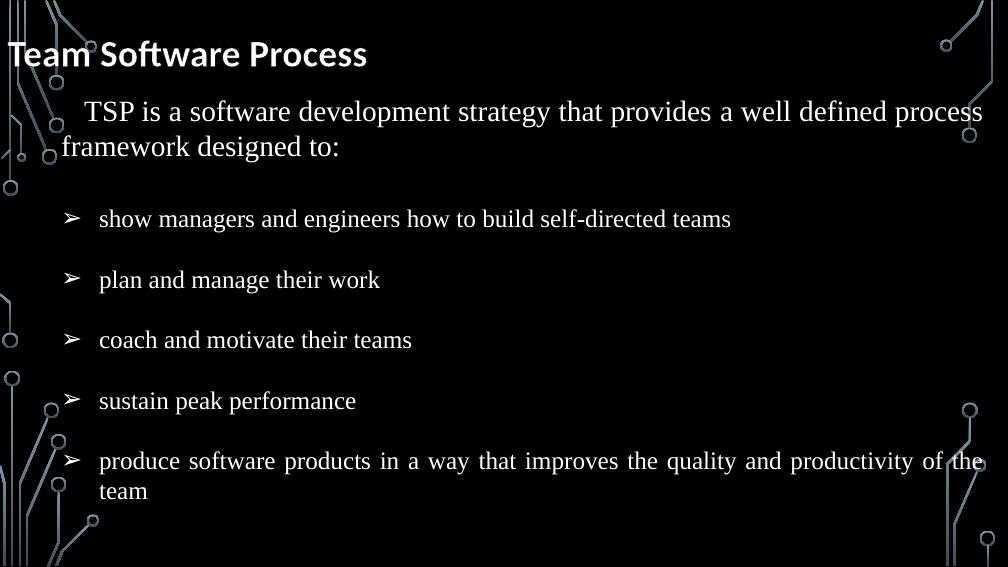
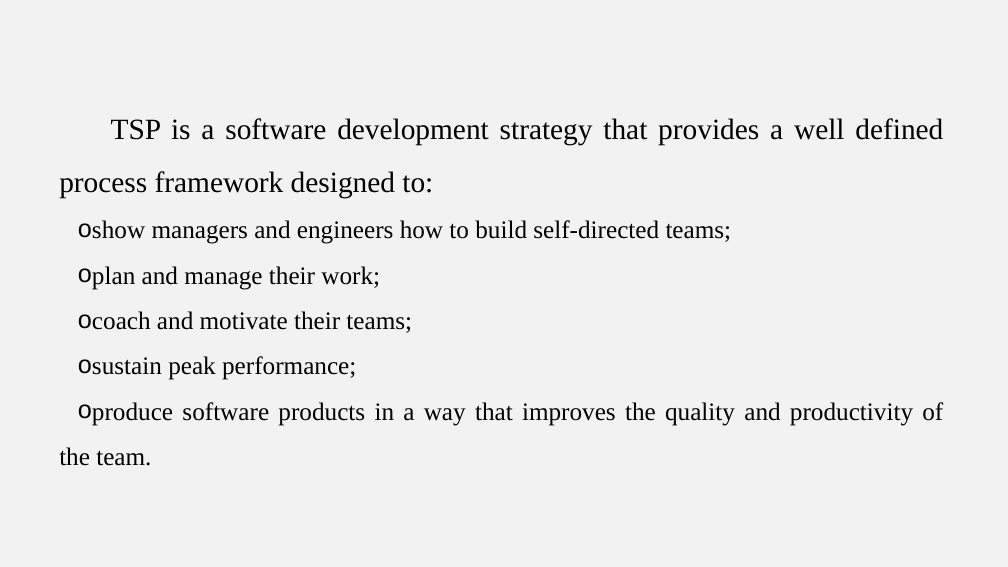
Before and after one commit to eduardamsc/FEUP-ESOF, a slide deck: slide 3 of Slide deck.pptx. Drawn at 1008x567 pixels with LibreOffice and Linux fonts; fonts in the diff are those of the drawing; background and template pictures are left out. Boxes give left, top, right and bottom in pixels: in the first picture for what was removed or moved away, otherwise in the second. Text is boxed around its words. In the diff, an @@ line names an element or a change of style, - is before the commit and + after.

```diff
--- a/Slide deck.pptx
+++ b/Slide deck.pptx
@@ background picture (left out) to #F2F2F2 @@
@@ title removed at [8, 35, 367, 76] @@
-Team Software Process
@@ text at [59, 118, 943, 198]: text colour #FFFFFF to #000000 in "TSP is a software development strategy that ..."; indent changed; line spacing 1 to 1.5 @@
@@ text at [59, 220, 943, 466]: text changed; text colour #FFFFFF to #000000 @@
-➢ show managers and engineers how to build self-directed teams
-➢ plan and manage their work
-➢ coach and motivate their teams
-➢ sustain peak performance
-➢ produce software products in a way that improves the quality and productivity of the team
+o show managers and engineers how to build self-directed teams;
+o plan and manage their work;
+o coach and motivate their teams;
+o sustain peak performance;
+o produce software products in a way that improves the quality and productivity of the team.
@@ group removed at [0, 0, 996, 567]: 33 freeform shapes, 3 rectangles @@
```
Also in this commit, not shown: 9 other slides changed.
